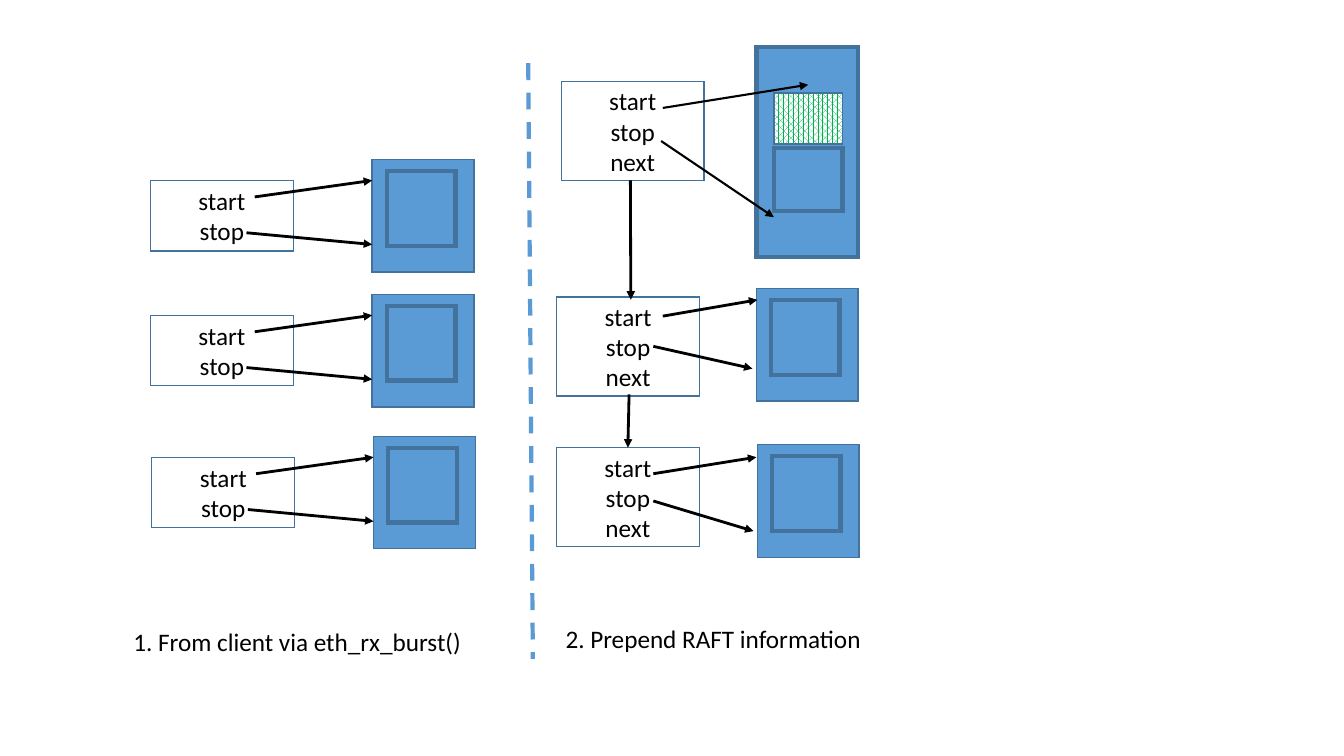
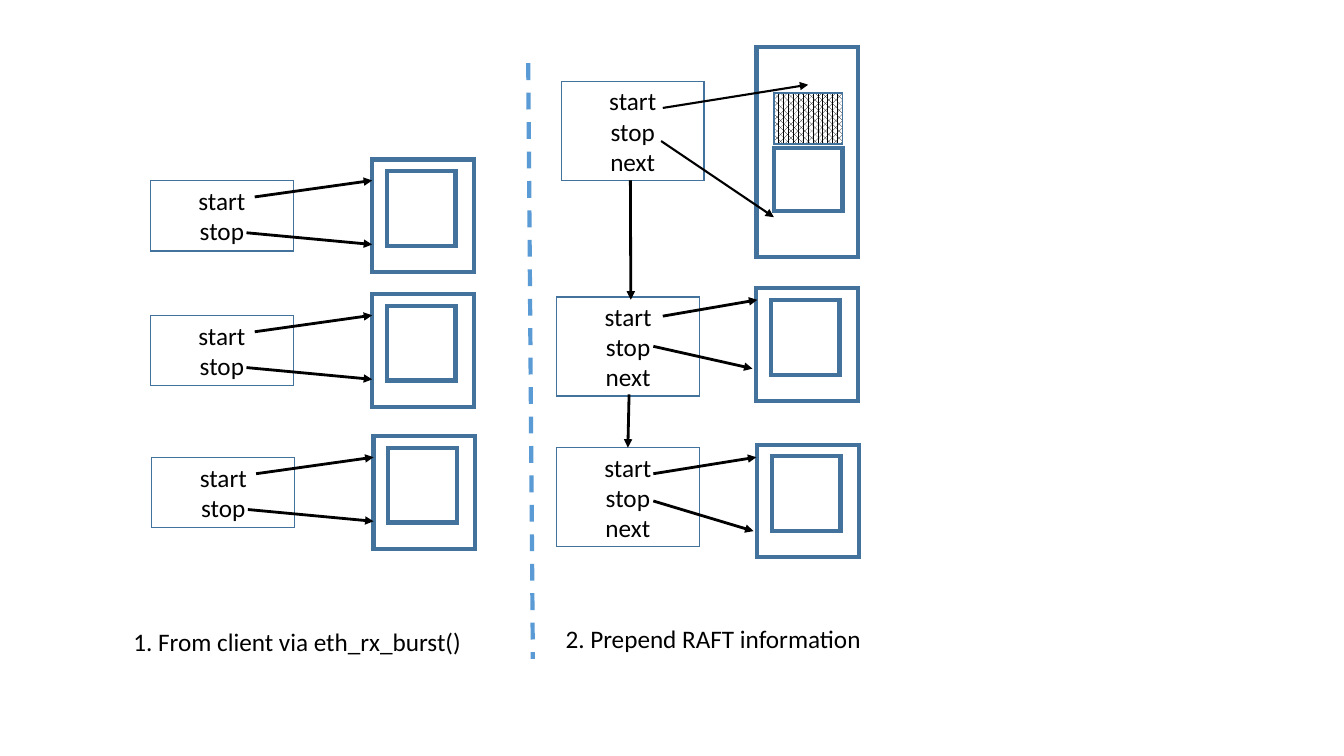
Before and after one commit to sdulloor/cyclone, a slide deck: slide 1 of paper/figures2/batching.pptx. Drawn at 1344x756 pixels with LibreOffice and Linux fonts; fonts in the diff are those of the drawing. Boxes give left, top, right and bottom in pixels: in the first picture for what was removed or moved away, otherwise in the second. Text is boxed around its words. In the diff, an @@ line names an element or a change of style, - is before the commit and + after.

```diff
--- a/paper/figures2/batching.pptx
+++ b/paper/figures2/batching.pptx
@@ rectangle at (774,93,843,144): fill pattern #00B050 on #FFFFFF to pattern #000000 on #FFFFFF @@
@@ fill #5B9BD5 to none; outline #43739E 1 pt to #43739E 3 pt in 5 elements at (372,159,474,272), (372,294,474,407), (374,437,476,549), (756,288,858,401), (757,445,859,558) @@
@@ fill #5B9BD5 to none in 7 elements at (387,171,456,246), (756,46,858,257), (774,148,843,212), (387,306,456,380), (388,448,457,522), (771,299,840,374), (772,457,841,531) @@
```
Also in this commit, not shown: 20 other files.
